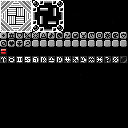
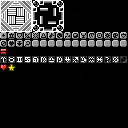
Comparing the layer stacks of the two 128x128 images. Changes:
painted on "Layer" over [left=0, top=64, right=15, bottom=71]
